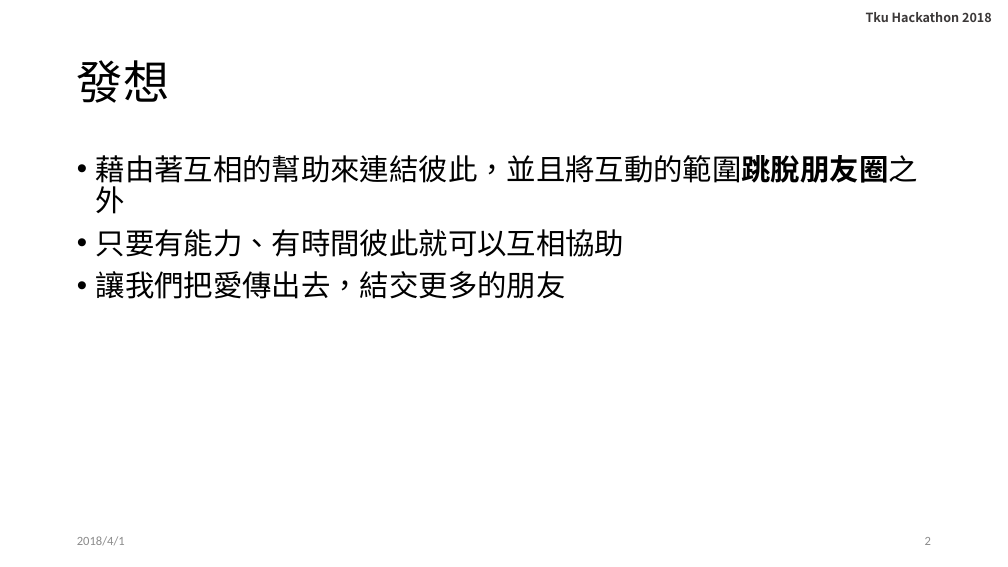
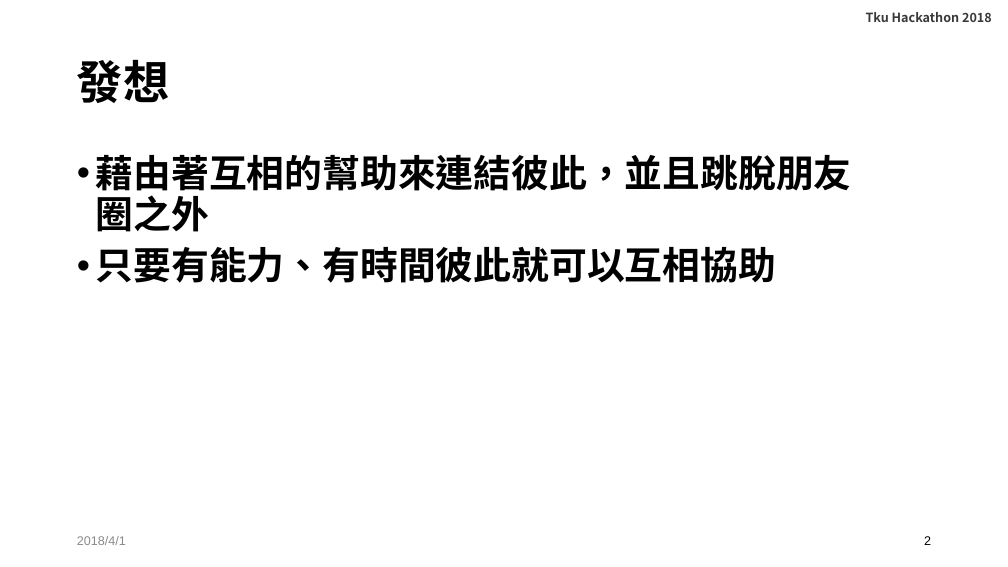
Before and after one commit to YiJingLin/TkuHackathon2018, a slide deck: slide 2 of doc/final.pptx. Drawn at 1008x567 pixels with LibreOffice and Linux fonts; fonts in the diff are those of the drawing; background and template pictures are left out. Boxes give left, top, right and bottom in pixels: in the first picture for what was removed or moved away, otherwise in the second. Text is boxed around its words. In the diff, an @@ line names an element or a change of style, - is before the commit and + after.

```diff
--- a/doc/final.pptx
+++ b/doc/final.pptx
@@ title "發想" at [77,59,169,103]: font Calibri to Arial, bold on @@
@@ text at [96,155,852,232]: text changed; size 28 to 36 pt; font Calibri to Arial; bold on @@
-• 藉由著互相的幫助來連結彼此，並且將互動的範圍跳脫朋友圈之外
+• 藉由著互相的幫助來連結彼此，並且跳脫朋友圈之外
@@ text at [96,247,776,283]: size 28 to 36 pt, font Calibri to Arial, bold on in "只要有能力、有時間彼此就可以互相協助" @@
@@ text at [96,271,566,299]: paragraph removed @@
-• 讓我們把愛傳出去，結交更多的朋友
@@ text "2018/4/1" at [77,536,126,545]: font Calibri to Arial @@
@@ page number at [924,536,931,545]: font Calibri to Arial, text colour #8C8C8C to #000000 @@
```
Also in this commit, not shown: 4 other slides changed, 2 slides added, 3 slides removed.
